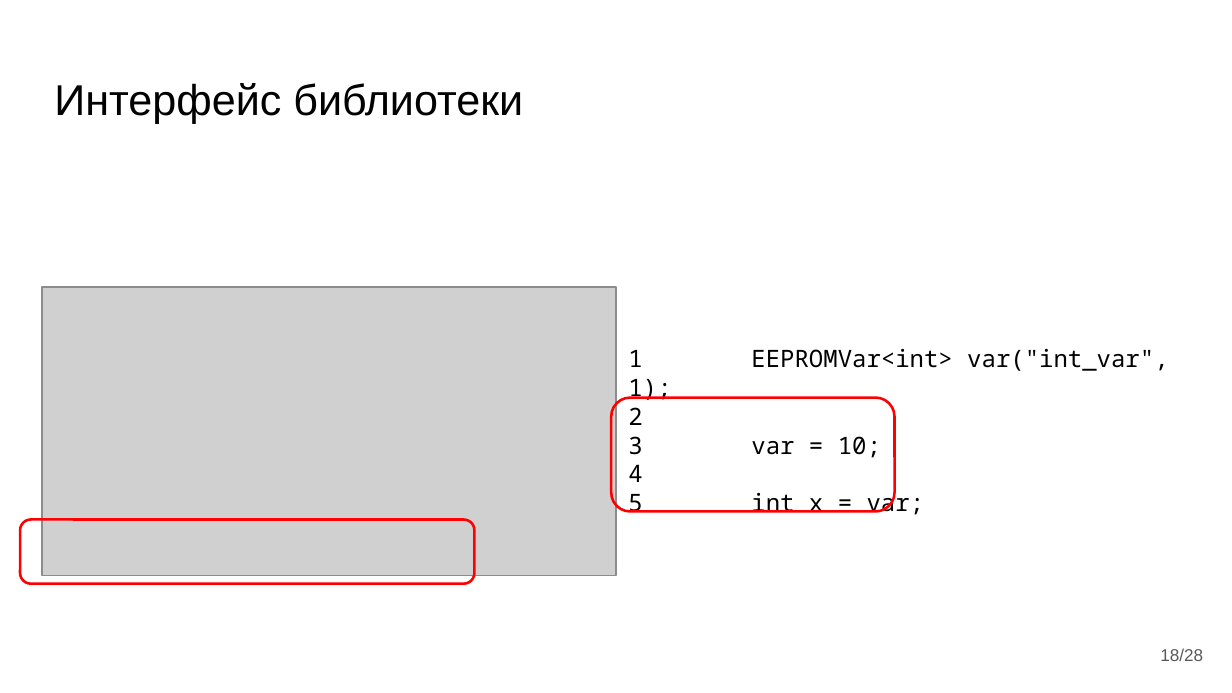
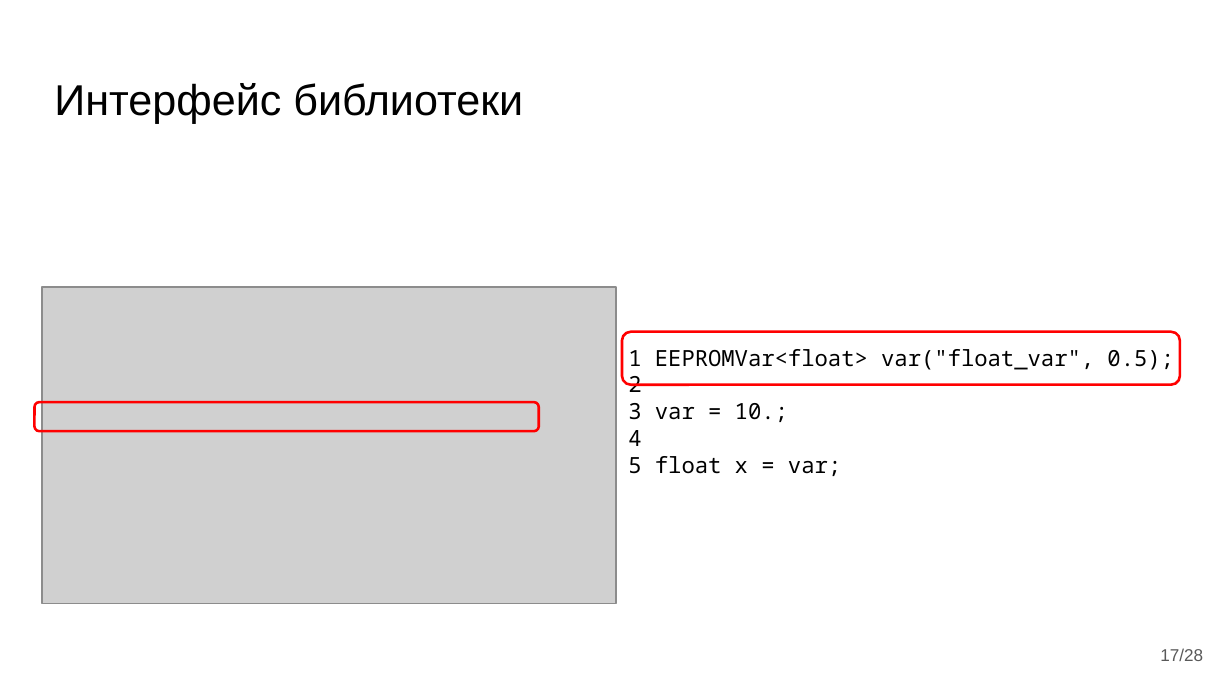
Before and after one commit to almiluk/bachelor_thesis, a slide deck: slide 17 of presentation/ВКР Лукьянов.pptx (slide 18 before the commit). Drawn at 1232x693 pixels with LibreOffice and Linux fonts; fonts in the diff are those of the drawing; grey boxes stand for pictures. Boxes give left, top, right and bottom in pixels: in the first picture for what was removed or moved away, otherwise in the second. Text is boxed around its words. In the diff, an @@ line names an element or a change of style, - is before the commit and + after.

```diff
--- a/presentation/ВКР Лукьянов.pptx
+++ b/presentation/ВКР Лукьянов.pptx
@@ picture: place and size @@
-picture at (42, 287, 616, 575)
+picture at (42, 287, 616, 604)
@@ rounded rectangle added at (622, 331, 1180, 384), outline #FF0000 1.5 pt @@
@@ text at (628, 349, 1174, 370): text changed; size 14 to 13 pt @@
-1 EEPROMVar<int> var("int_var", 1);
+1 EEPROMVar<float> var("float_var", 0.5);
@@ text at (628, 376, 641, 446): size 14 to 13 pt in "2", "4" @@
@@ rounded rectangle: place and size @@
-rounded rectangle at (20, 520, 474, 584)
+rounded rectangle at (34, 402, 538, 431)
@@ rounded rectangle removed at (611, 398, 894, 511) @@
@@ text at (628, 403, 788, 422): text changed; size 14 to 13 pt @@
-3 var = 10;
+3 var = 10.;
@@ text at (628, 456, 841, 476): text changed; size 14 to 13 pt @@
-5 int x = var;
+5 float x = var;
@@ page number at (1160, 648, 1203, 661): text changed @@
-18/28
+17/28
```
Also in this commit, not shown: 14 other slides changed, 2 slides added, 1 other file.
